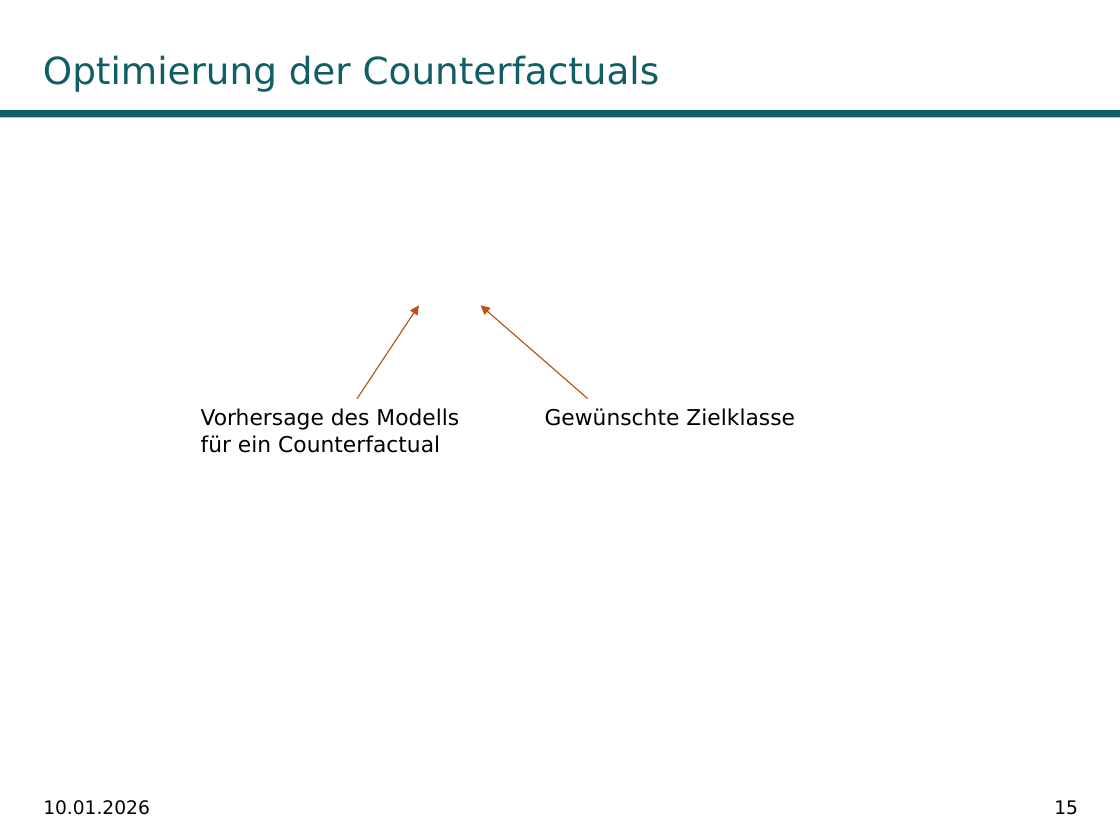
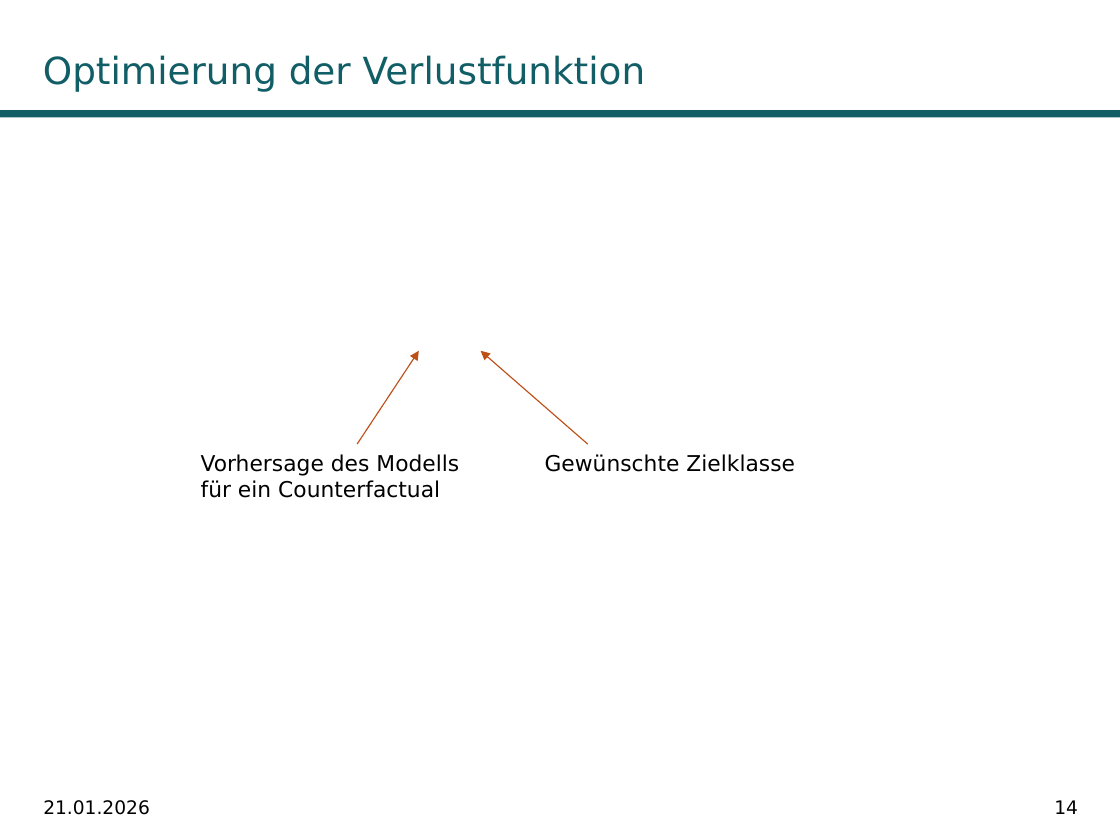
Before and after one commit to fabiw98/Seminar_DICE, a slide deck: slide 14 of Präsentation/DiCE_PowerPoint.potx (slide 15 before the commit). Drawn at 1120x840 pixels with LibreOffice and Linux fonts; fonts in the diff are those of the drawing; grey boxes stand for pictures; background and template pictures are left out. Boxes give left, top, right and bottom in pixels: in the first picture for what was removed or moved away, otherwise in the second. Text is boxed around its words. In the diff, an @@ line names an element or a change of style, - is before the commit and + after.

```diff
--- a/Präsentation/DiCE_PowerPoint.potx
+++ b/Präsentation/DiCE_PowerPoint.potx
@@ title at <box>43,55,646,92</box>: text changed @@
-Optimierung der Counterfactuals
+Optimierung der Verlustfunktion
@@ 2 texts, 2 arrows: place and size @@
-2 texts, 2 arrows at <box>201,306,795,453</box>
+2 texts, 2 arrows at <box>201,351,795,498</box>
@@ text at <box>43,800,150,815</box>: text changed @@
-10.01.2026
+21.01.2026
@@ page number at <box>1054,800,1078,814</box>: text changed @@
-15
+14
```
Also in this commit, not shown: 30 other slides changed, 8 slides added, 3 slides removed, 18 other files.
